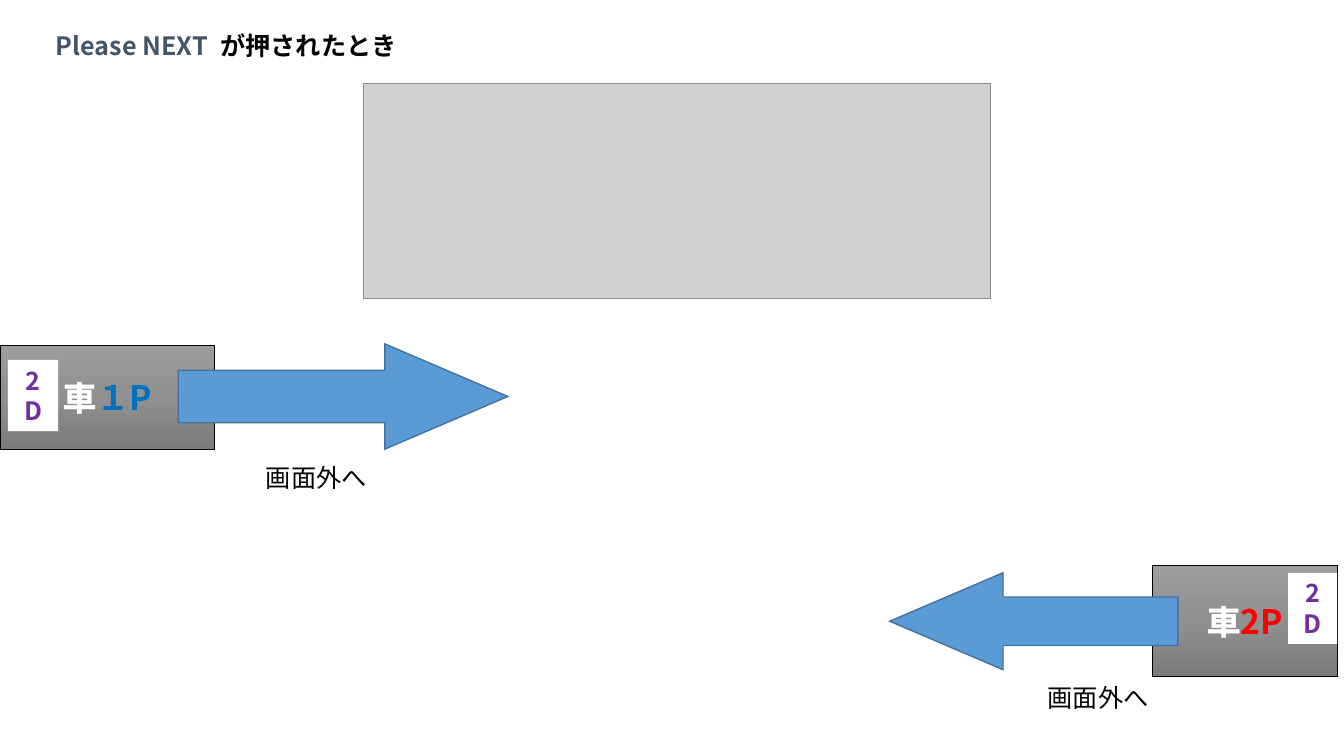
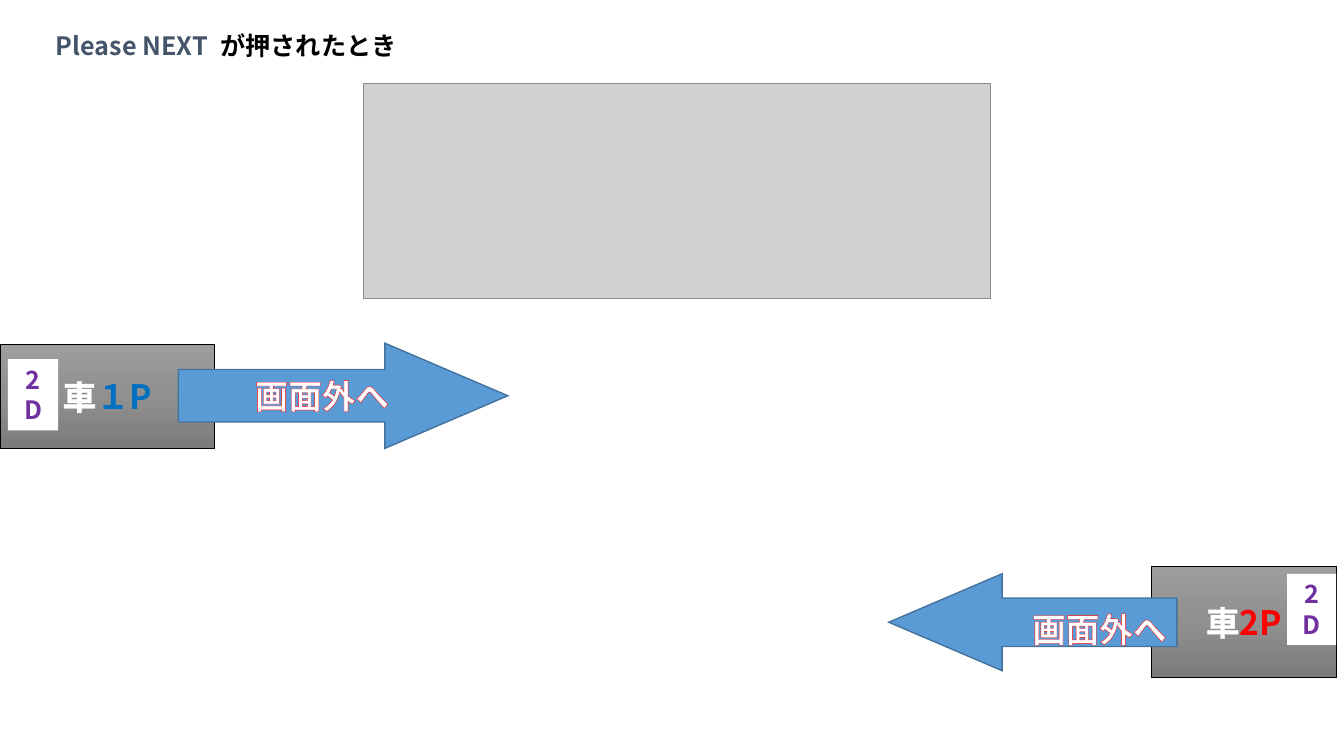
Before and after one commit to MizukiKato0416/sotsugyou_time_kato, a slide deck: slide 34 of 卒業制作_大元タイトル構成.pptx. Drawn at 1344x756 pixels with LibreOffice and Linux fonts; fonts in the diff are those of the drawing; grey boxes stand for pictures. Boxes give left, top, right and bottom in pixels: in the first picture for what was removed or moved away, otherwise in the second. Text is boxed around its words. In the diff, an @@ line names an element or a change of style, - is before the commit and + after.

```diff
--- a/卒業制作_大元タイトル構成.pptx
+++ b/卒業制作_大元タイトル構成.pptx
@@ text "画面外へ" at (255,380,389,412): size 18 to 24 pt, text colour #000000 to #FFFFFF, letter outline none to #FF0000 0.25 pt, bold on @@
@@ text "画面外へ": place and size @@
-text "画面外へ" at (266,466,367,489)
+text "画面外へ" at (255,380,389,412)
@@ text "画面外へ": place and size @@
-text "画面外へ" at (1048,686,1149,709)
+text "画面外へ" at (1032,613,1166,651)
@@ text "画面外へ" at (1032,613,1166,651): size 18 to 24 pt, text colour #000000 to #FFFFFF, letter outline none to #FF0000 0.25 pt, bold on @@
```
Also in this commit, not shown: 1 slide added, 1 other file.
